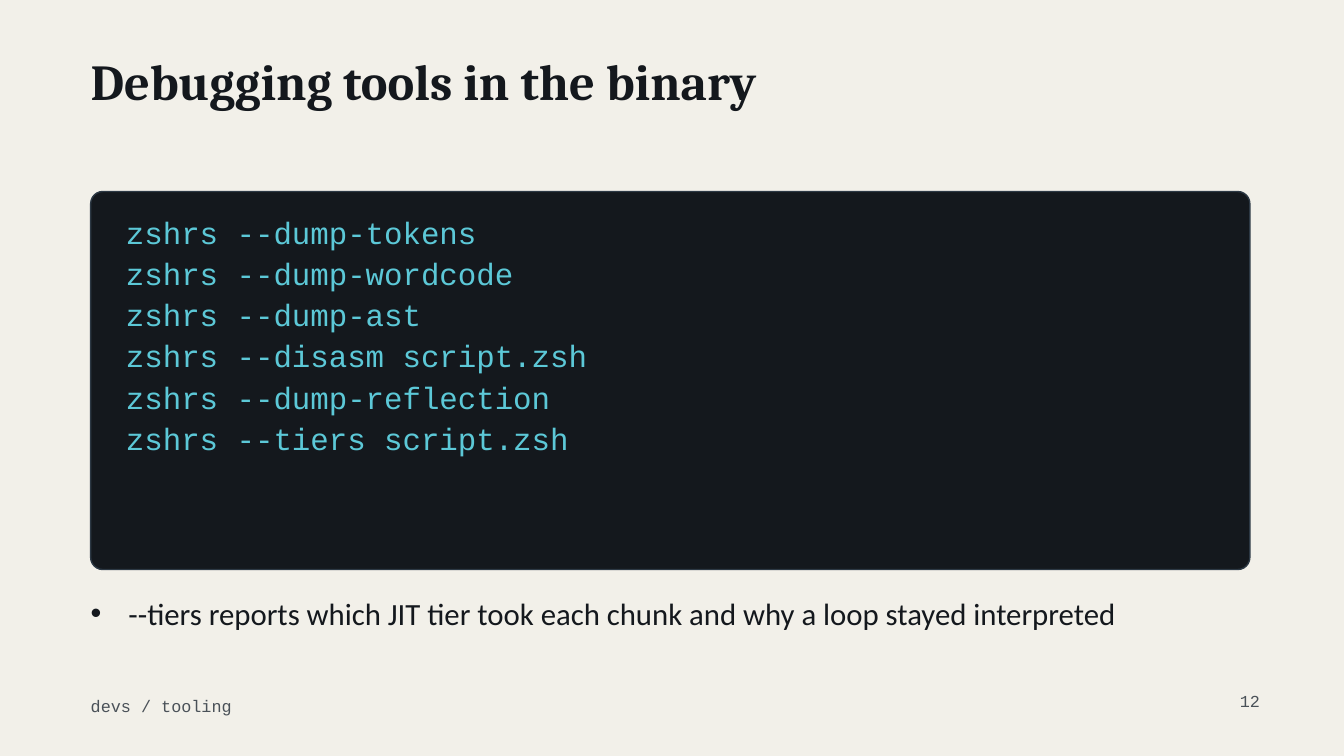
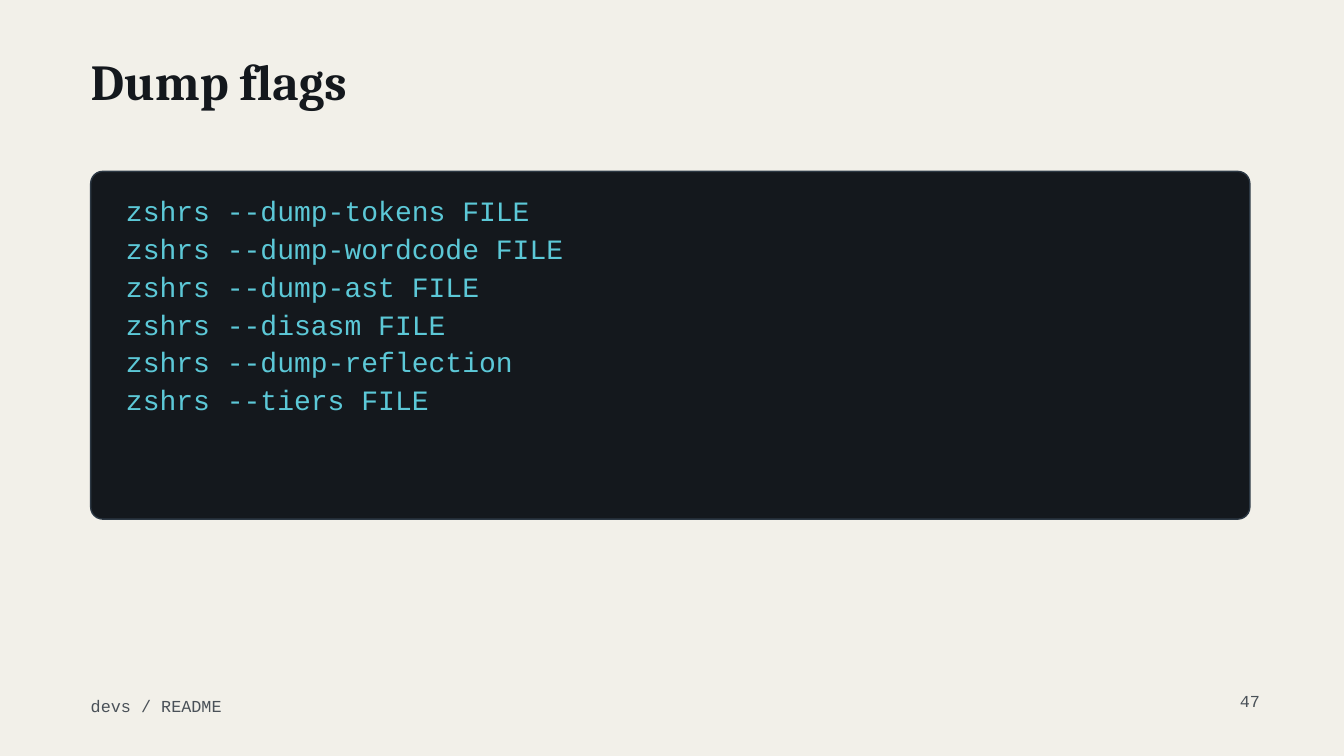
Before and after one commit to MenkeTechnologies/zshrs, a slide deck: slide 47 of docs/talk-devs.pptx (slide 12 before the commit). Drawn at 1344x756 pixels with LibreOffice and Linux fonts; fonts in the diff are those of the drawing; background and template pictures are left out. Boxes give left, top, right and bottom in pixels: in the first picture for what was removed or moved away, otherwise in the second. Text is boxed around its words. In the diff, an @@ line names an element or a change of style, - is before the commit and + after.

```diff
--- a/docs/talk-devs.pptx
+++ b/docs/talk-devs.pptx
@@ title at <box>91,64,347,111</box>: text changed @@
-Debugging tools in the binary
+Dump flags
@@ rounded rectangle: place and size @@
-rounded rectangle at <box>91,192,1250,570</box>
+rounded rectangle at <box>91,171,1250,519</box>
@@ rounded rectangle at <box>91,171,1250,519</box>: proportions changed @@
@@ text at <box>126,201,563,336</box>: text changed; size 22 to 20 pt @@
-zshrs --dump-tokens
-zshrs --dump-wordcode
-zshrs --dump-ast
-zshrs --disasm script.zsh
+zshrs --dump-tokens FILE
+zshrs --dump-wordcode FILE
+zshrs --dump-ast FILE
+zshrs --disasm FILE
@@ text "zshrs --dump-tokens FILE": place and size @@
-text "zshrs --dump-tokens FILE" at <box>126,222,587,457</box>
+text "zshrs --dump-tokens FILE" at <box>126,201,563,411</box>
@@ text at <box>126,353,513,378</box>: size 22 to 20 pt in "zshrs --dump-reflection" @@
@@ text at <box>126,390,428,411</box>: text changed; size 22 to 20 pt @@
-zshrs --tiers script.zsh
+zshrs --tiers FILE
@@ text removed at <box>128,603,1115,630</box> @@
-• --tiers reports which JIT tier took each chunk and why a loop stayed interpreted
@@ text at <box>91,700,221,712</box>: text changed @@
-devs / tooling
+devs / README
@@ page number at <box>1240,696,1260,707</box>: text changed @@
-12
+47
```
Also in this commit, not shown: 13 other slides changed, 41 slides added, 6 slides removed, 2 other files.
